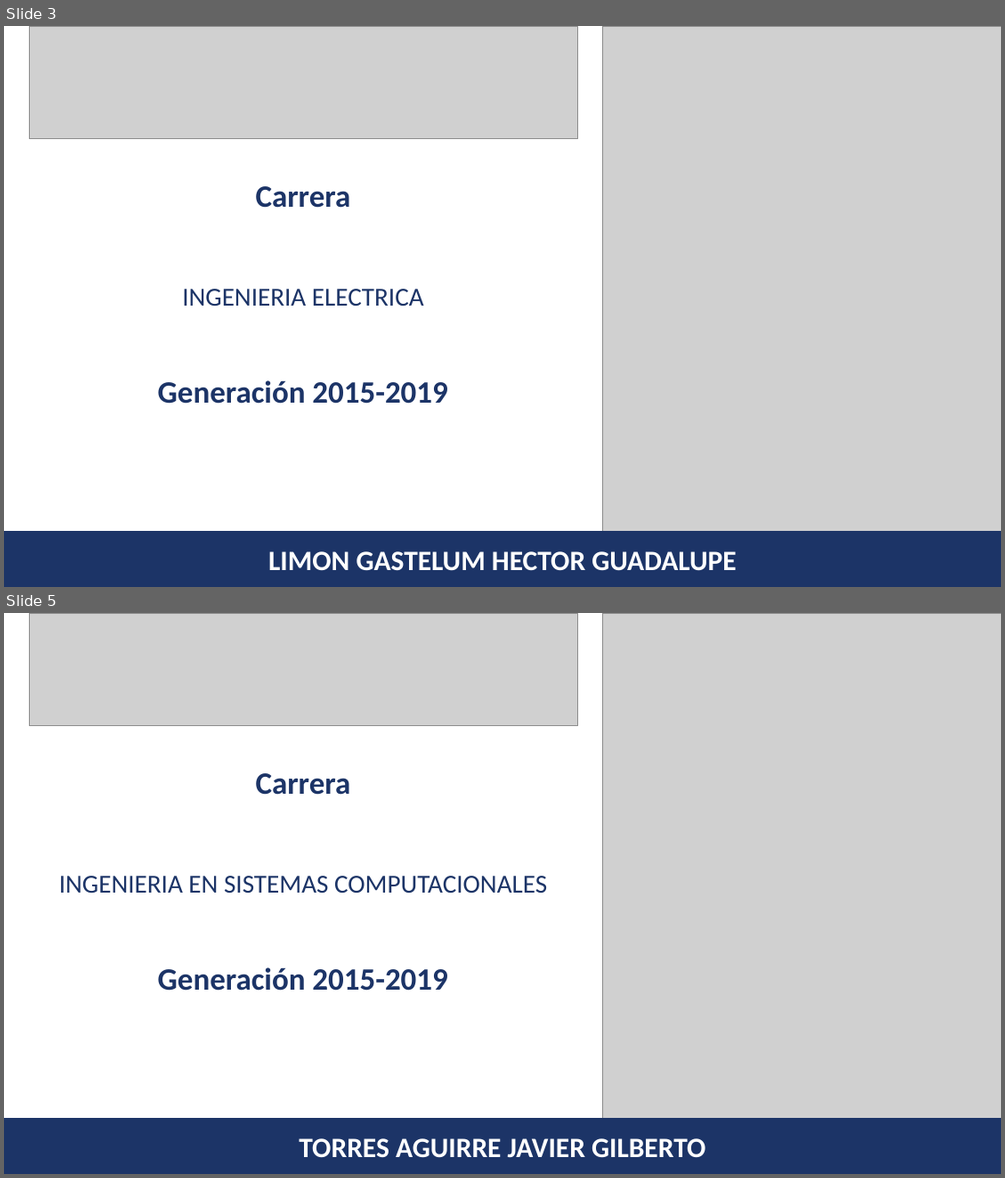
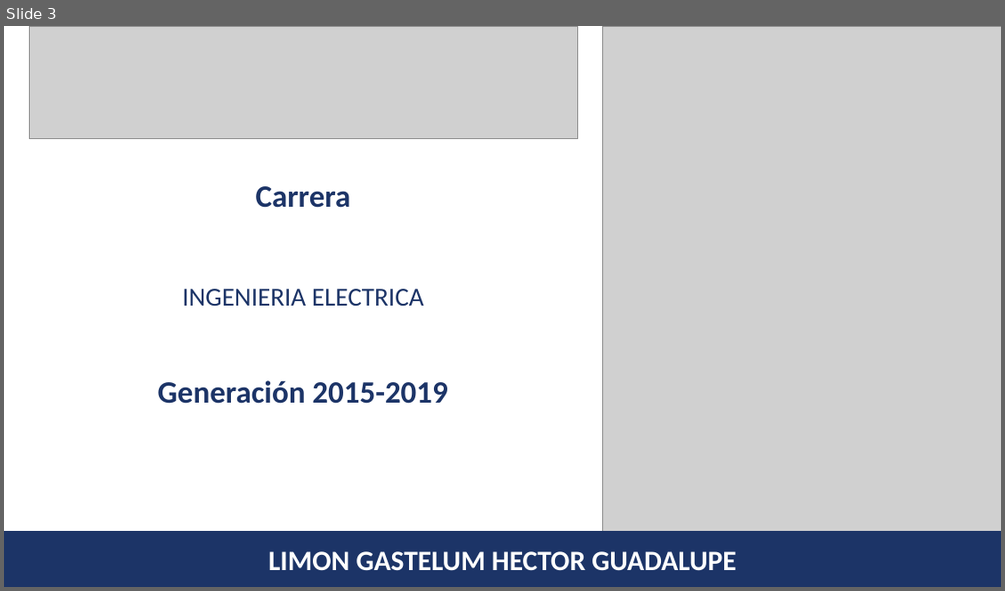
Before and after one commit to Suz8a/pptxGenerator, a slide deck: generator/INGENIERIA ELECTRICA.pptx. Shown one above the other, each under a label of ours: slides 3 and 5 before the commit, slide 3 after it; the slides between them are not shown. The pictures are 1005x1178 and 1005x591 pixels, drawn with LibreOffice and Linux fonts; fonts in the diff are those of the drawing; grey boxes stand for pictures. Boxes give left, top, right and bottom in pixels: in the first picture for what was removed or moved away, otherwise in the second. Text is boxed around its words. In the diff, an @@ line names an element or a change of style, - is before the commit and + after.

Commit message:
generates pptx by carrer

```diff
--- a/generator/INGENIERIA ELECTRICA.pptx
+++ b/generator/INGENIERIA ELECTRICA.pptx
@@ slide 5 removed at bbox=[4, 613, 1001, 1174], background #FFFFFF @@
@@ picture removed at bbox=[29, 613, 577, 725] @@
@@ picture removed at bbox=[602, 613, 1001, 1118] @@
@@ text removed at bbox=[256, 773, 351, 795] @@
-Carrera
@@ text removed at bbox=[59, 876, 547, 893] @@
-INGENIERIA EN SISTEMAS COMPUTACIONALES
@@ text removed at bbox=[158, 967, 447, 990] @@
-Generación 2015-2019
@@ rectangle removed at bbox=[4, 1118, 1001, 1174] @@
-TORRES AGUIRRE JAVIER GILBERTO
```
Also in this commit, not shown: 1 other slide removed, 3 other files.
